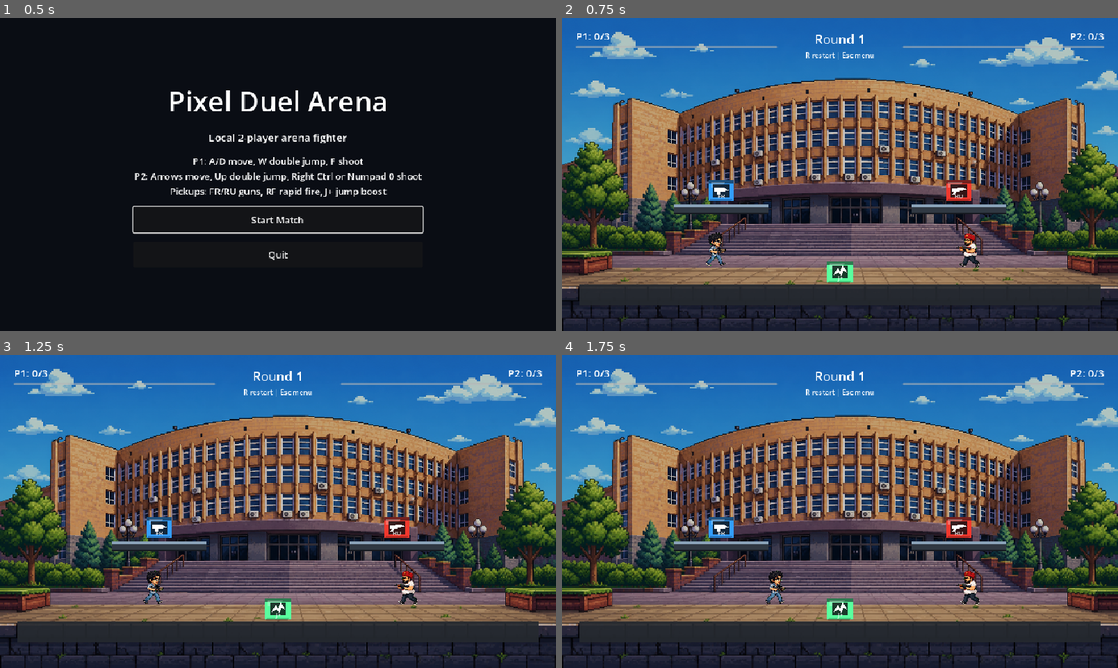
Above: before the commit, frames 1-4 (two rows, left to right).
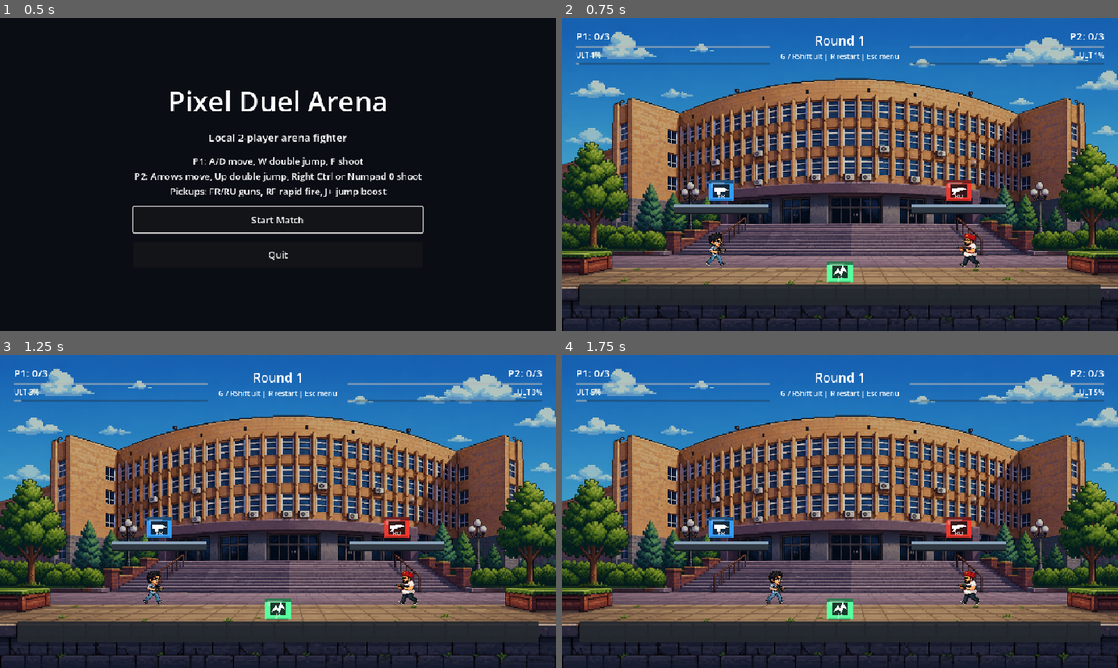
Above: after the commit, the same moments.

Repository: markkarimyan/gamedev
Game: Godot game, scene res://scenes/MainMenu.tscn
Same seed, same stepped clock (60 frames per second), same inputs: the game is played once before the commit and once after it.
Inputs:
- Up to frame 1 (0.5 s): no input
- Up to frame 2 (0.75 s): click "Start Match" at 0.5 s
- Up to frame 3 (1.25 s): no input
- Up to frame 4 (1.75 s): tap Enter at 1.25 s; hold D from 1.28 s (still down); tap G at 1.35 s; tap Space at 1.52 s; tap Shift at 1.55 s

Frame 1 is identical in both runs. In frame 2, 0.9% of the frame differs, in the area x 2-98%, y 5-15%; in frame 3, 0.9%; in frame 4, 0.9%.

Commit message:
Implemented issue 1

Diff:
--- a/scenes/HUD.tscn
+++ b/scenes/HUD.tscn
@@ -42,6 +42,18 @@
 value = 100.0
 show_percentage = false
 
+[node name="P1UltimateLabel" type="Label" parent="Root/TopBar/P1Panel"]
+unique_name_in_owner = true
+layout_mode = 2
+theme_override_font_sizes/font_size = 12
+text = "ULT 0%"
+
+[node name="P1Ultimate" type="ProgressBar" parent="Root/TopBar/P1Panel"]
+unique_name_in_owner = true
+layout_mode = 2
+max_value = 100.0
+show_percentage = false
+
 [node name="CenterPanel" type="VBoxContainer" parent="Root/TopBar"]
 layout_mode = 2
 custom_minimum_size = Vector2(180, 0)
@@ -58,7 +70,7 @@
 layout_mode = 2
 horizontal_alignment = 1
 theme_override_font_sizes/font_size = 12
-text = "R restart | Esc menu"
+text = "G / RShift ult | R restart | Esc menu"
 
 [node name="P2Panel" type="VBoxContainer" parent="Root/TopBar"]
 layout_mode = 2
@@ -76,6 +88,19 @@
 layout_mode = 2
 max_value = 100.0
 value = 100.0
+show_percentage = false
+
+[node name="P2UltimateLabel" type="Label" parent="Root/TopBar/P2Panel"]
+unique_name_in_owner = true
+layout_mode = 2
+horizontal_alignment = 2
+theme_override_font_sizes/font_size = 12
+text = "ULT 0%"
+
+[node name="P2Ultimate" type="ProgressBar" parent="Root/TopBar/P2Panel"]
+unique_name_in_owner = true
+layout_mode = 2
+max_value = 100.0
 show_percentage = false
 
 [node name="MessageLabel" type="Label" parent="Root"]
--- a/scripts/bullet.gd
+++ b/scripts/bullet.gd
@@ -33,7 +33,12 @@
 
 
 func _on_body_entered(body: Node) -> void:
-	if body.get("player_id") == owner_id:
+	var target_player_id = body.get("player_id")
+	if target_player_id == owner_id:
+		return
+	if target_player_id != null and get_parent().has_method("apply_player_hit"):
+		get_parent().apply_player_hit(owner_id, target_player_id, damage, global_position)
+		queue_free()
 		return
 	if body.has_method("take_hit"):
 		body.take_hit(damage, global_position)
--- a/scripts/game_manager.gd
+++ b/scripts/game_manager.gd
@@ -1,6 +1,7 @@
 extends Node2D
 
 const TARGET_SCORE := 3
+const ULTIMATE_CHARGE_PER_SECOND := 4.0
 
 var score_1 := 0
 var score_2 := 0
@@ -16,9 +17,18 @@
 func _ready() -> void:
 	player_1.health_changed.connect(_on_player_health_changed)
 	player_2.health_changed.connect(_on_player_health_changed)
+	player_1.ultimate_charge_changed.connect(_on_player_ultimate_charge_changed)
+	player_2.ultimate_charge_changed.connect(_on_player_ultimate_charge_changed)
 	player_1.defeated.connect(_on_player_defeated)
 	player_2.defeated.connect(_on_player_defeated)
 	_start_round()
+
+
+func _process(delta: float) -> void:
+	if not round_active:
+		return
+	player_1.add_ultimate_charge(ULTIMATE_CHARGE_PER_SECOND * delta)
+	player_2.add_ultimate_charge(ULTIMATE_CHARGE_PER_SECOND * delta)
 
 
 func _unhandled_input(event: InputEvent) -> void:
@@ -27,6 +37,10 @@
 			get_tree().reload_current_scene()
 		elif event.keycode == KEY_ESCAPE:
 			get_tree().change_scene_to_file("res://scenes/MainMenu.tscn")
+		elif event.keycode == KEY_G and round_active:
+			player_1.try_activate_ultimate()
+		elif event.keycode == KEY_SHIFT and round_active:
+			player_2.try_activate_ultimate()
 
 
 func _start_round() -> void:
@@ -40,6 +54,29 @@
 
 func _on_player_health_changed(player_id: int, health: int, max_health: int) -> void:
 	hud.set_health(player_id, health, max_health)
+
+
+func _on_player_ultimate_charge_changed(player_id: int, charge: float, max_charge: float, is_ready: bool) -> void:
+	hud.set_ultimate_charge(player_id, charge, max_charge, is_ready)
+
+
+func apply_player_hit(attacker_id: int, defender_id: int, damage: int, source_position: Vector2) -> bool:
+	var attacker := _player_for_id(attacker_id)
+	var defender := _player_for_id(defender_id)
+	if defender == null or attacker == null or attacker == defender:
+		return false
+	var hit_applied := defender.take_hit(damage, source_position)
+	if hit_applied:
+		attacker.add_ultimate_charge_for_damage_dealt(damage)
+	return hit_applied
+
+
+func _player_for_id(player_id: int) -> Player:
+	if player_id == 1:
+		return player_1
+	if player_id == 2:
+		return player_2
+	return null
 
 
 func _on_player_defeated(loser_id: int) -> void:
--- a/scripts/hud.gd
+++ b/scripts/hud.gd
@@ -3,6 +3,10 @@
 
 @onready var p1_health: ProgressBar = %P1Health
 @onready var p2_health: ProgressBar = %P2Health
+@onready var p1_ultimate: ProgressBar = %P1Ultimate
+@onready var p2_ultimate: ProgressBar = %P2Ultimate
+@onready var p1_ultimate_label: Label = %P1UltimateLabel
+@onready var p2_ultimate_label: Label = %P2UltimateLabel
 @onready var p1_score: Label = %P1Score
 @onready var p2_score: Label = %P2Score
 @onready var round_label: Label = %RoundLabel
@@ -19,6 +23,17 @@
 	p2_score.text = "P2: %d/%d" % [score_2, target_score]
 
 
+func set_ultimate_charge(player_id: int, charge: float, max_charge: float, is_ready: bool) -> void:
+	var bar := p1_ultimate if player_id == 1 else p2_ultimate
+	var label := p1_ultimate_label if player_id == 1 else p2_ultimate_label
+	bar.max_value = max_charge
+	bar.value = charge
+	if is_ready:
+		label.text = "G READY" if player_id == 1 else "RSHIFT READY"
+	else:
+		label.text = "ULT %d%%" % int(round((charge / max_charge) * 100.0))
+
+
 func set_round(round_number: int) -> void:
 	round_label.text = "Round %d" % round_number
 
--- a/scripts/player.gd
+++ b/scripts/player.gd
@@ -3,8 +3,13 @@
 
 signal health_changed(player_id: int, health: int, max_health: int)
 signal defeated(player_id: int)
+signal ultimate_charge_changed(player_id: int, charge: float, max_charge: float, is_ready: bool)
+signal ultimate_activated(player_id: int)
 
 const MAX_HEALTH := 100
+const MAX_ULTIMATE_CHARGE := 100.0
+const ULTIMATE_CHARGE_PER_DAMAGE_DEALT := 1.0
+const ULTIMATE_CHARGE_PER_DAMAGE_TAKEN := 0.7
 const SPEED := 230.0
 const JUMP_VELOCITY := -430.0
 const GRAVITY := 1200.0
@@ -19,6 +24,8 @@
 @export var start_facing := 1
 
 var health := MAX_HEALTH
+var ultimate_charge := 0.0
+var ultimate_ready := false
 var facing := 1
 var controls_enabled := true
 var max_jumps := 2
@@ -103,13 +110,45 @@
 	full_sprite.frame = 0
 	previous_shoot_pressed = false
 	health_changed.emit(player_id, health, MAX_HEALTH)
-
-
-func take_hit(damage: int, source_position: Vector2) -> void:
+	reset_ultimate_charge()
+
+
+func reset_ultimate_charge() -> void:
+	ultimate_charge = 0.0
+	ultimate_ready = false
+	ultimate_charge_changed.emit(player_id, ultimate_charge, MAX_ULTIMATE_CHARGE, ultimate_ready)
+
+
+func add_ultimate_charge(amount: float) -> void:
+	if amount <= 0.0 or ultimate_ready:
+		return
+	ultimate_charge = minf(ultimate_charge + amount, MAX_ULTIMATE_CHARGE)
+	ultimate_ready = ultimate_charge >= MAX_ULTIMATE_CHARGE
+	ultimate_charge_changed.emit(player_id, ultimate_charge, MAX_ULTIMATE_CHARGE, ultimate_ready)
+
+
+func try_activate_ultimate() -> bool:
+	if not ultimate_ready:
+		return false
+	reset_ultimate_charge()
+	ultimate_activated.emit(player_id)
+	return true
+
+
+func add_ultimate_charge_for_damage_dealt(damage: int) -> void:
+	add_ultimate_charge(float(damage) * ULTIMATE_CHARGE_PER_DAMAGE_DEALT)
+
+
+func add_ultimate_charge_for_damage_taken(damage: int) -> void:
+	add_ultimate_charge(float(damage) * ULTIMATE_CHARGE_PER_DAMAGE_TAKEN)
+
+
+func take_hit(damage: int, source_position: Vector2) -> bool:
 	if invulnerable_left > 0.0 or health <= 0:
-		return
+		return false
 
 	health = maxi(health - damage, 0)
+	add_ultimate_charge_for_damage_taken(damage)
 	invulnerable_left = INVULNERABLE_TIME
 	var knockback_direction := signf(global_position.x - source_position.x)
 	if knockback_direction == 0.0:
@@ -120,6 +159,7 @@
 	if health <= 0:
 		controls_enabled = false
 		defeated.emit(player_id)
+	return true
 
 
 func _tick_timers(delta: float) -> void:
--- /dev/null
+++ b/tests/ultimate_system_test.gd
@@ -0,0 +1,105 @@
+extends SceneTree
+
+const GAME_SCENE := preload("res://scenes/Game.tscn")
+
+var _failures := 0
+
+func _initialize() -> void:
+	await _test_players_gain_ultimate_charge_during_active_round()
+	await _test_players_gain_ultimate_charge_from_combat()
+	await _test_ultimate_readiness_reset_and_activation_gate()
+	_finish()
+
+
+func _test_players_gain_ultimate_charge_during_active_round() -> void:
+	var game := GAME_SCENE.instantiate()
+	root.add_child(game)
+	await process_frame
+	await _process_seconds(1.1)
+
+	var player_1: Player = game.get_node("%Player1")
+	var player_2: Player = game.get_node("%Player2")
+	_assert_true(player_1.ultimate_charge > 0.0, "Player 1 gains ultimate charge over time")
+	_assert_true(player_2.ultimate_charge > 0.0, "Player 2 gains ultimate charge over time")
+	game.queue_free()
+	await process_frame
+
+
+func _test_players_gain_ultimate_charge_from_combat() -> void:
+	var game := GAME_SCENE.instantiate()
+	root.add_child(game)
+	await process_frame
+
+	var player_1: Player = game.get_node("%Player1")
+	var player_2: Player = game.get_node("%Player2")
+	var p1_before := player_1.ultimate_charge
+	var p2_before := player_2.ultimate_charge
+
+	game.apply_player_hit(1, 2, 12, player_1.global_position)
+
+	_assert_true(player_1.ultimate_charge > p1_before, "Player gains ultimate charge when dealing damage")
+	_assert_true(player_2.ultimate_charge > p2_before, "Player gains ultimate charge when taking damage")
+	game.queue_free()
+	await process_frame
+
+
+func _test_ultimate_readiness_reset_and_activation_gate() -> void:
+	var game := GAME_SCENE.instantiate()
+	root.add_child(game)
+	await process_frame
+
+	var player_1: Player = game.get_node("%Player1")
+	var player_2: Player = game.get_node("%Player2")
+	var hud: HUD = game.get_node("%HUD")
+	var activations := {1: 0, 2: 0}
+	player_1.ultimate_activated.connect(func(_player_id: int) -> void: activations[1] += 1)
+	player_2.ultimate_activated.connect(func(_player_id: int) -> void: activations[2] += 1)
+
+	player_1.add_ultimate_charge(99.0)
+	game._unhandled_input(_key_press(KEY_G))
+	_assert_true(activations[1] == 0, "Player 1 cannot activate ultimate before ready")
+
+	player_1.add_ultimate_charge(1.0)
+	_assert_true(hud.get_node("%P1UltimateLabel").text == "G READY", "HUD shows Player 1 ultimate ready state")
+	game._unhandled_input(_key_press(KEY_G))
+	_assert_true(activations[1] == 1, "Player 1 activates ultimate with G when ready")
+	_assert_true(player_1.ultimate_charge == 0.0, "Ultimate charge is consumed after activation")
+
+	player_2.add_ultimate_charge(Player.MAX_ULTIMATE_CHARGE)
+	game._unhandled_input(_key_press(KEY_SHIFT))
+	_assert_true(activations[2] == 1, "Player 2 activates ultimate with Shift when ready")
+
+	player_1.add_ultimate_charge(Player.MAX_ULTIMATE_CHARGE)
+	player_1.reset_for_round(player_1.global_position)
+	_assert_true(player_1.ultimate_charge == 0.0, "Ultimate charge resets for a new round")
+	game.queue_free()
+	await process_frame
+
+
+func _key_press(keycode: Key) -> InputEventKey:
+	var event := InputEventKey.new()
+	event.keycode = keycode
+	event.pressed = true
+	return event
+
+
+func _process_seconds(seconds: float) -> void:
+	var elapsed := 0.0
+	while elapsed < seconds:
+		await process_frame
+		elapsed += 1.0 / 60.0
+
+
+func _assert_true(condition: bool, message: String) -> void:
+	if condition:
+		print("PASS: %s" % message)
+	else:
+		_failures += 1
+		push_error("FAIL: %s" % message)
+
+
+func _finish() -> void:
+	if _failures > 0:
+		quit(1)
+	else:
+		quit(0)
Not shown, changed: README.md
Not shown, added: docs/issue-drafts-campus-comedy-duel.md
Not shown, added: docs/prd-campus-comedy-duel.md
